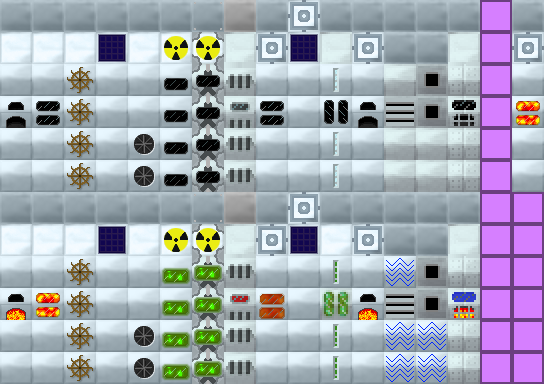
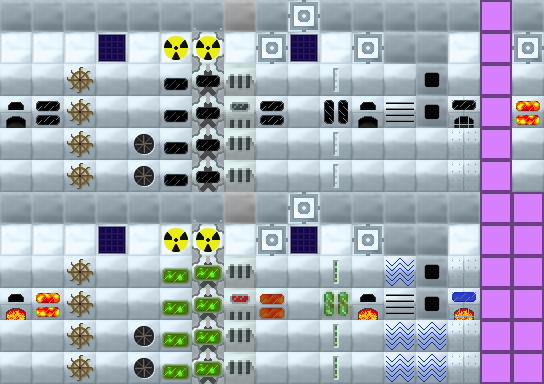
The second 544 × 384 image is a revision of the first. Changes to its layers:
painted on "overlay" over [230, 100, 446, 320]
painted on "block_generator.png" over [224, 32, 480, 384]
